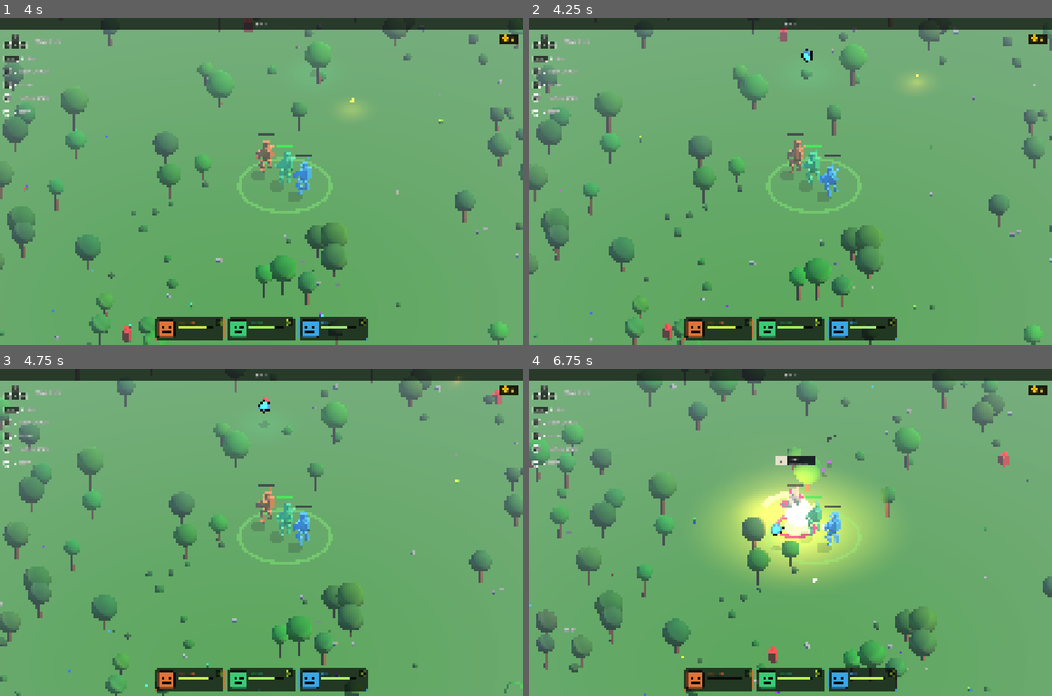
Above: before the commit, frames 1-4 (two rows, left to right).
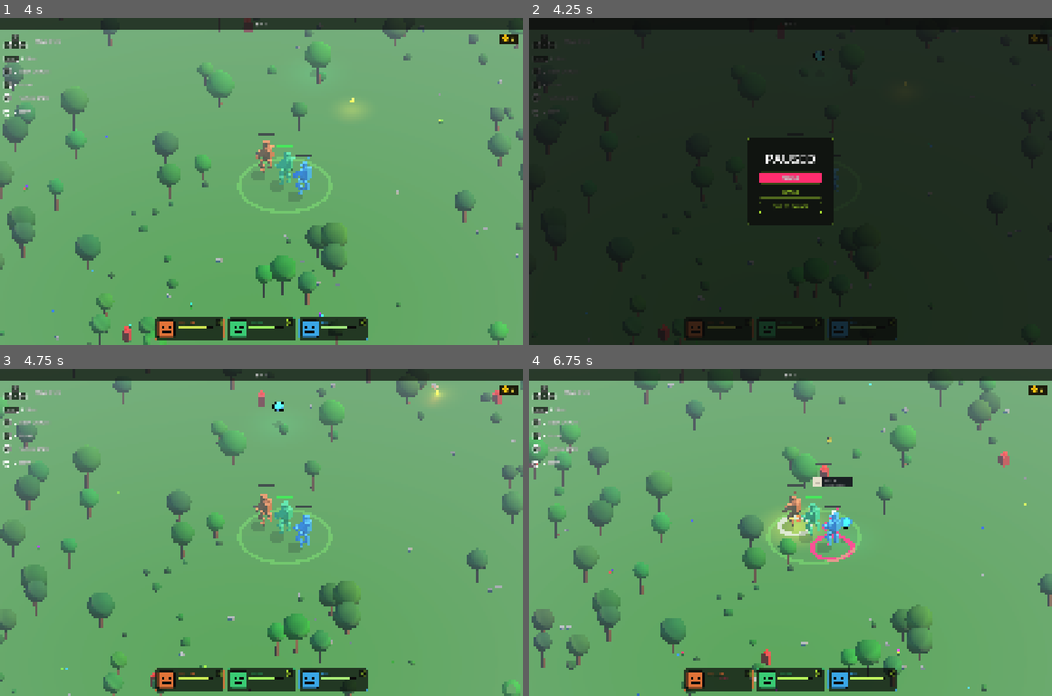
Above: after the commit, the same moments.

Repository: Jojjo1010/MechGame
Game: Godot game, scene res://scenes/game/Game.tscn
The game is run twice, just before and just after one commit, with the same random seed, the same clock (stepped at 60 frames per second) and the same inputs.
Inputs (mouse positions are in pixels of both pictures, inside the frame that each line leads up to):
- Up to frame 1 (4 s): tap Enter at 0.5 s; move the mouse to (376, 165) at 0.52 s; hold D 0.53-1.25 s; tap E at 0.6, 2.3, 3.8 s; click (376, 165) at 0.67 s; drag from (156, 197) to (235, 246) at 1.27 s; move the mouse to (313, 109) at 2.02 s; hold D 2.03-2.75 s; tap Q at 2.1 s; click (313, 109) at 2.17 s; drag from (235, 246) to (104, 132) at 2.77 s; move the mouse to (418, 230) at 3.52 s; hold A from 3.53 s (still down); tap F at 3.6 s; click (418, 230) at 3.67 s
- Up to frame 2 (4.25 s): keep holding A; tap Escape at 4.15 s
- Up to frame 3 (4.75 s): release A at 4.25 s; click (261, 529) at 4.25 s, where only the run after the commit has a clickable "RESUME"
- Up to frame 4 (6.75 s): drag from (633, 483) to (712, 450) at 5.02 s; move the mouse to (816, 532) at 5.77 s; hold S 5.78-6.5 s; hold Shift 5.78-6.5 s; click (816, 532) at 5.92 s; tap E at 6.05 s; tap Enter at 6.5 s; drag from (712, 450) to (685, 548) at 6.52 s

Frame 1 is identical in both runs. In frame 2, 99% of the frame differs, in the area x 0-100%, y 0-100%; in frame 3, 5.2%; in frame 4, 13%.

Commit message:
Pause menu on ESC with debug sub-view
ESC opens a centered pause modal during gameplay. Game._input only fires
when the tree is unpaused (PROCESS_MODE_INHERIT), so the pause menu can't
stack over the upgrade picker, repair minigame, or death screen — those
already pause the tree, suppressing the ESC handler at this layer.

The menu has two views:
  MAIN  — RESUME (primary), DEBUG, QUIT TO GARAGE
  DEBUG — live stats (wave, level, xp, gold, scrap, fps) + actions:
          FORCE LEVEL UP / +500 GOLD / HEAL ALL MECHS / KILL ALL ENEMIES
ESC closes from MAIN and returns to MAIN from DEBUG.

FORCE LEVEL UP queue_frees the menu before adding XP so the upgrade
picker can open as the only modal on screen (it re-pauses the tree on
its own). The whole layer runs PROCESS_MODE_ALWAYS so buttons and stats
keep ticking while the game is frozen.

Co-Authored-By: Claude Opus 4.7 (1M context) <noreply@anthropic.com>

Diff:
--- a/scenes/game/Game.gd
+++ b/scenes/game/Game.gd
@@ -12,6 +12,7 @@
 const UPGRADE_PICKER_SCRIPT := preload("res://scenes/ui/UpgradePicker.gd")
 const DEATH_SCREEN_SCRIPT   := preload("res://scenes/ui/DeathScreen.gd")
 const DRONE_HINT_SCRIPT     := preload("res://scenes/ui/DroneHiddenHint.gd")
+const PAUSE_MENU_SCRIPT     := preload("res://scenes/ui/PauseMenu.gd")
 
 const CAM_OFFSET  := Vector3(16.0, 16.0, 16.0)
 const CAM_SMOOTH  := 4.0
@@ -86,6 +87,11 @@
 	_drone_hint.set_script(DRONE_HINT_SCRIPT)
 	add_child(_drone_hint)
 
+func _open_pause_menu() -> void:
+	var menu := CanvasLayer.new()
+	menu.set_script(PAUSE_MENU_SCRIPT)
+	add_child(menu)
+
 func _spawn_controls_legend() -> void:
 	var legend := CanvasLayer.new()
 	legend.set_script(preload("res://scenes/ui/ControlsLegend.gd"))
@@ -125,6 +131,12 @@
 		if event.keycode == KEY_Q:
 			_cam_view_idx = (_cam_view_idx + 1) % CAM_VIEWS.size()
 			_cam_offset_target = CAM_VIEWS[_cam_view_idx]
+		elif event.keycode == KEY_ESCAPE:
+			# Game._input only fires while unpaused (PROCESS_MODE_INHERIT) — so
+			# this path can't open a pause menu over the upgrade picker / death
+			# screen / repair minigame, all of which already pause the tree.
+			_open_pause_menu()
+			get_viewport().set_input_as_handled()
 
 func _process(delta: float) -> void:
 	_follow_camera(delta)
--- /dev/null
+++ b/scenes/ui/PauseMenu.gd
@@ -0,0 +1,380 @@
+extends CanvasLayer
+
+# Pause menu — opens on ESC. Two views:
+#   MAIN  — RESUME (primary), DEBUG (secondary), QUIT (secondary)
+#   DEBUG — live run stats + action buttons (level-up, gold, heal, kill enemies)
+# ESC closes from MAIN, goes back to MAIN from DEBUG.
+#
+# Spawned from Game.gd as a CanvasLayer at layer 55 (above gameplay UI but
+# below DeathScreen at 60). Pauses the tree on open; resumes on close. The
+# entire layer runs PROCESS_MODE_ALWAYS so it keeps ticking while paused.
+
+const GARAGE_SCENE_PATH := "res://scenes/garage/Garage.tscn"
+
+const PANEL_PAD_H    := UITheme.PAD_XL * 2
+const PANEL_PAD_V    := UITheme.PAD_XL * 2
+const PANEL_CORNER_R := 16
+const PANEL_MIN_W    := 480.0
+const COL_GAP        := UITheme.PAD_L
+const TITLE_GAP      := UITheme.PAD_S
+const BTN_W          := 320.0
+const BTN_H          := 64.0
+const BTN_GAP        := UITheme.PAD_M
+
+const STAT_GAP       := UITheme.PAD_S
+const STAT_ROW_W     := 384.0
+
+const HOVER_SCALE     := 1.03
+const HOVER_DUR       := 0.10
+const PRESS_FLASH_DUR := 0.08
+
+var _root:        Control = null
+var _main_view:   Control = null
+var _debug_view:  Control = null
+var _stat_labels: Dictionary = {}   # label_key -> Label
+
+func _ready() -> void:
+	layer = 55
+	process_mode = Node.PROCESS_MODE_ALWAYS
+	_build()
+	get_tree().paused = true
+
+func _exit_tree() -> void:
+	# Defensive — if we're freed without going through _resume, restore the tree.
+	if get_tree() != null and get_tree().paused:
+		get_tree().paused = false
+
+func _build() -> void:
+	_root = Control.new()
+	_root.set_anchors_and_offsets_preset(Control.PRESET_FULL_RECT)
+	_root.mouse_filter = Control.MOUSE_FILTER_STOP
+	add_child(_root)
+
+	# Backdrop — see-through enough that the player still sees the frozen
+	# battlefield, dark enough that the menu reads cleanly.
+	var backdrop := ColorRect.new()
+	var bd_color := UITheme.COLOR_DEEP
+	bd_color.a = 0.78
+	backdrop.color = bd_color
+	backdrop.set_anchors_and_offsets_preset(Control.PRESET_FULL_RECT)
+	backdrop.mouse_filter = Control.MOUSE_FILTER_STOP
+	_root.add_child(backdrop)
+
+	_main_view  = _build_main_view()
+	_debug_view = _build_debug_view()
+	_root.add_child(_main_view)
+	_root.add_child(_debug_view)
+	_debug_view.visible = false
+
+func _build_main_view() -> Control:
+	var center := CenterContainer.new()
+	center.set_anchors_and_offsets_preset(Control.PRESET_FULL_RECT)
+	center.mouse_filter = Control.MOUSE_FILTER_IGNORE
+
+	var panel := PanelContainer.new()
+	panel.custom_minimum_size = Vector2(PANEL_MIN_W, 0.0)
+	var sb := UITheme.panel_stylebox(UITheme.COLOR_BORDER_HAIR)
+	sb.bg_color              = UITheme.COLOR_PANEL
+	sb.set_corner_radius_all(PANEL_CORNER_R)
+	sb.content_margin_left   = PANEL_PAD_H
+	sb.content_margin_right  = PANEL_PAD_H
+	sb.content_margin_top    = PANEL_PAD_V
+	sb.content_margin_bottom = PANEL_PAD_V
+	panel.add_theme_stylebox_override("panel", sb)
+	center.add_child(panel)
+
+	var col := VBoxContainer.new()
+	col.add_theme_constant_override("separation", COL_GAP)
+	col.alignment = BoxContainer.ALIGNMENT_CENTER
+	panel.add_child(col)
+
+	var title := Label.new()
+	title.text = "PAUSED"
+	UITheme.style_heading(title, UITheme.FONT_HEADING_XL, UITheme.COLOR_TEXT_PRIMARY)
+	title.horizontal_alignment = HORIZONTAL_ALIGNMENT_CENTER
+	col.add_child(title)
+
+	var btns := VBoxContainer.new()
+	btns.add_theme_constant_override("separation", BTN_GAP)
+	btns.alignment = BoxContainer.ALIGNMENT_CENTER
+	col.add_child(btns)
+
+	var resume := _make_primary_button("RESUME")
+	var debug  := _make_secondary_button("DEBUG")
+	var quit   := _make_secondary_button("QUIT TO GARAGE")
+	resume.pressed.connect(_resume)
+	debug.pressed.connect(_show_debug)
+	quit.pressed.connect(_quit_to_garage)
+	btns.add_child(resume)
+	btns.add_child(debug)
+	btns.add_child(quit)
+
+	return center
+
+func _build_debug_view() -> Control:
+	var center := CenterContainer.new()
+	center.set_anchors_and_offsets_preset(Control.PRESET_FULL_RECT)
+	center.mouse_filter = Control.MOUSE_FILTER_IGNORE
+
+	var panel := PanelContainer.new()
+	panel.custom_minimum_size = Vector2(PANEL_MIN_W, 0.0)
+	var sb := UITheme.panel_stylebox(UITheme.COLOR_BORDER_HAIR)
+	sb.bg_color              = UITheme.COLOR_PANEL
+	sb.set_corner_radius_all(PANEL_CORNER_R)
+	sb.content_margin_left   = PANEL_PAD_H
+	sb.content_margin_right  = PANEL_PAD_H
+	sb.content_margin_top    = PANEL_PAD_V
+	sb.content_margin_bottom = PANEL_PAD_V
+	panel.add_theme_stylebox_override("panel", sb)
+	center.add_child(panel)
+
+	var col := VBoxContainer.new()
+	col.add_theme_constant_override("separation", COL_GAP)
+	col.alignment = BoxContainer.ALIGNMENT_CENTER
+	panel.add_child(col)
+
+	var title := Label.new()
+	title.text = "DEBUG"
+	UITheme.style_heading(title, UITheme.FONT_HEADING_L, UITheme.COLOR_ACCENT_LIME)
+	title.horizontal_alignment = HORIZONTAL_ALIGNMENT_CENTER
+	col.add_child(title)
+
+	# ── Live stats block ────────────────────────────────────────────────────
+	var stats := VBoxContainer.new()
+	stats.add_theme_constant_override("separation", STAT_GAP)
+	stats.alignment = BoxContainer.ALIGNMENT_CENTER
+	col.add_child(stats)
+	for spec in [
+		["WAVE",  "wave"],
+		["LEVEL", "level"],
+		["XP",    "xp"],
+		["GOLD",  "gold"],
+		["SCRAP", "scrap"],
+		["FPS",   "fps"],
+	]:
+		stats.add_child(_make_stat_row(spec[0], spec[1]))
+
+	col.add_child(_divider())
+
+	# ── Action buttons ──────────────────────────────────────────────────────
+	var actions := VBoxContainer.new()
+	actions.add_theme_constant_override("separation", BTN_GAP)
+	actions.alignment = BoxContainer.ALIGNMENT_CENTER
+	col.add_child(actions)
+
+	var lvl_btn   := _make_secondary_button("FORCE LEVEL UP")
+	var gold_btn  := _make_secondary_button("+500 GOLD")
+	var heal_btn  := _make_secondary_button("HEAL ALL MECHS")
+	var kill_btn  := _make_secondary_button("KILL ALL ENEMIES")
+	lvl_btn.pressed.connect(_dbg_level_up)
+	gold_btn.pressed.connect(_dbg_gold)
+	heal_btn.pressed.connect(_dbg_heal)
+	kill_btn.pressed.connect(_dbg_kill_enemies)
+	actions.add_child(lvl_btn)
+	actions.add_child(gold_btn)
+	actions.add_child(heal_btn)
+	actions.add_child(kill_btn)
+
+	col.add_child(_divider())
+
+	var back := _make_primary_button("BACK")
+	back.pressed.connect(_show_main)
+	col.add_child(back)
+
+	return center
+
+# ── ESC handling ─────────────────────────────────────────────────────────────
+
+func _input(event: InputEvent) -> void:
+	if not (event is InputEventKey) or not event.pressed or event.echo:
+		return
+	if event.keycode != KEY_ESCAPE:
+		return
+	if _debug_view.visible:
+		_show_main()
+	else:
+		_resume()
+	get_viewport().set_input_as_handled()
+
+# ── View transitions ─────────────────────────────────────────────────────────
+
+func _show_main() -> void:
+	AudioManager.play("ui_click")
+	_main_view.visible  = true
+	_debug_view.visible = false
+
+func _show_debug() -> void:
+	AudioManager.play("ui_click")
+	_main_view.visible  = false
+	_debug_view.visible = true
+	_refresh_stats()
+
+func _resume() -> void:
+	AudioManager.play("ui_click")
+	get_tree().paused = false
+	queue_free()
+
+func _quit_to_garage() -> void:
+	AudioManager.play("ui_click")
+	get_tree().paused = false
+	get_tree().change_scene_to_file(GARAGE_SCENE_PATH)
+
+# ── Debug actions ────────────────────────────────────────────────────────────
+
+func _dbg_level_up() -> void:
+	AudioManager.play("ui_click")
+	# Top off XP to trigger exactly one level-up. The level-up signal fires the
+	# UpgradePicker which expects no other modal in the way — so close ourselves
+	# first. Tree stays paused (the picker re-pauses).
+	var needed: int = maxi(1, RunManager.xp_to_next - RunManager.xp)
+	queue_free()
+	RunManager.add_xp(needed)
+
+func _dbg_gold() -> void:
+	AudioManager.play("ui_click")
+	RunManager.add_gold(500)
+	_refresh_stats()
+
+func _dbg_heal() -> void:
+	AudioManager.play("ui_click")
+	for m in get_tree().get_nodes_in_group("mechs"):
+		if not is_instance_valid(m):
+			continue
+		if not bool(m.get("is_alive")):
+			continue
+		var max_hp: float = float(m.get("max_health"))
+		m.set("health", max_hp)
+		if m.has_signal("health_changed"):
+			m.emit_signal("health_changed", max_hp, max_hp)
+
+func _dbg_kill_enemies() -> void:
+	AudioManager.play("ui_click")
+	for e in get_tree().get_nodes_in_group("enemies"):
+		if is_instance_valid(e) and e.has_method("take_damage"):
+			e.take_damage(99999.0, true)
+
+# ── Stats ────────────────────────────────────────────────────────────────────
+
+func _process(_delta: float) -> void:
+	if _debug_view != null and _debug_view.visible:
+		_refresh_stats()
+
+func _refresh_stats() -> void:
+	_set_stat("wave",  "%d" % RunManager.wave)
+	_set_stat("level", "%d" % RunManager.level)
+	_set_stat("xp",    "%d / %d" % [RunManager.xp, RunManager.xp_to_next])
+	_set_stat("gold",  "%d" % RunManager.gold)
+	_set_stat("scrap", "%d" % SaveData.total_scrap)
+	_set_stat("fps",   "%d" % Engine.get_frames_per_second())
+
+func _set_stat(key: String, value: String) -> void:
+	var lbl: Label = _stat_labels.get(key)
+	if lbl != null:
+		lbl.text = value
+
+func _make_stat_row(label_text: String, key: String) -> Control:
+	var hbox := HBoxContainer.new()
+	hbox.custom_minimum_size = Vector2(STAT_ROW_W, 0.0)
+	hbox.add_theme_constant_override("separation", UITheme.PAD_M)
+
+	var lbl := Label.new()
+	lbl.text = label_text
+	UITheme.style_label_caps(lbl, UITheme.FONT_LABEL_CAPS, UITheme.COLOR_TEXT_SECONDARY)
+	lbl.size_flags_horizontal = Control.SIZE_EXPAND_FILL
+	hbox.add_child(lbl)
+
+	var val := Label.new()
+	val.text = "—"
+	UITheme.style_label_caps(val, UITheme.FONT_LABEL_CAPS, UITheme.COLOR_ACCENT_LIME)
+	val.horizontal_alignment = HORIZONTAL_ALIGNMENT_RIGHT
+	hbox.add_child(val)
+	_stat_labels[key] = val
+	return hbox
+
+func _divider() -> Control:
+	var wrapper := MarginContainer.new()
+	wrapper.add_theme_constant_override("margin_top",    UITheme.PAD_S)
+	wrapper.add_theme_constant_override("margin_bottom", UITheme.PAD_S)
+	var bar := ColorRect.new()
+	bar.color                 = UITheme.COLOR_BORDER_HAIR
+	bar.custom_minimum_size   = Vector2(0.0, UITheme.HAIR_DIVIDER_H)
+	bar.size_flags_horizontal = Control.SIZE_EXPAND_FILL
+	wrapper.add_child(bar)
+	return wrapper
+
+# ── Buttons (mirrors DeathScreen styling) ────────────────────────────────────
+
+func _make_primary_button(text: String) -> Button:
+	var btn := _make_button_base(text, UITheme.COLOR_TEXT_PRIMARY)
+	var normal := StyleBoxFlat.new()
+	normal.bg_color     = UITheme.COLOR_ACCENT_HOT
+	normal.border_color = UITheme.COLOR_BORDER_HAIR
+	normal.set_border_width_all(int(UITheme.PANEL_BORDER_W))
+	normal.set_corner_radius_all(PANEL_CORNER_R)
+	btn.add_theme_stylebox_override("normal", normal)
+	var hover := normal.duplicate()
+	hover.bg_color     = UITheme.COLOR_ACCENT_HOT.lerp(UITheme.COLOR_TEXT_PRIMARY, 0.18)
+	hover.border_color = UITheme.COLOR_BORDER_BRIGHT
+	btn.add_theme_stylebox_override("hover", hover)
+	var pressed := normal.duplicate()
+	pressed.bg_color     = UITheme.COLOR_TEXT_PRIMARY
+	pressed.border_color = UITheme.COLOR_BORDER_BRIGHT
+	btn.add_theme_stylebox_override("pressed", pressed)
+	_wire_button_motion(btn)
+	return btn
+
+func _make_secondary_button(text: String) -> Button:
+	var btn := _make_button_base(text, UITheme.COLOR_ACCENT_LIME)
+	var normal := StyleBoxFlat.new()
+	normal.bg_color     = UITheme.COLOR_PANEL
+	normal.border_color = UITheme.COLOR_ACCENT_LIME
+	normal.set_border_width_all(int(UITheme.PANEL_BORDER_W))
+	normal.set_corner_radius_all(PANEL_CORNER_R)
+	btn.add_theme_stylebox_override("normal", normal)
+	var hover := normal.duplicate()
+	var lime_wash := UITheme.COLOR_ACCENT_LIME
+	lime_wash.a = 0.10
+	hover.bg_color     = lime_wash
+	hover.border_color = UITheme.COLOR_BORDER_BRIGHT
+	btn.add_theme_stylebox_override("hover", hover)
+	var pressed := normal.duplicate()
+	pressed.bg_color     = UITheme.COLOR_ACCENT_HOT
+	pressed.border_color = UITheme.COLOR_ACCENT_HOT
+	btn.add_theme_stylebox_override("pressed", pressed)
+	_wire_button_motion(btn)
+	return btn
+
+func _make_button_base(text: String, font_color: Color) -> Button:
+	var btn := Button.new()
+	btn.text = text.to_upper()
+	btn.custom_minimum_size = Vector2(BTN_W, BTN_H)
+	btn.add_theme_font_size_override("font_size", UITheme.FONT_LABEL_CAPS)
+	btn.add_theme_color_override("font_color",         font_color)
+	btn.add_theme_color_override("font_outline_color", UITheme.COLOR_OUTLINE)
+	btn.add_theme_constant_override("outline_size",    UITheme.OUTLINE_LABEL)
+	btn.add_theme_stylebox_override("focus", StyleBoxEmpty.new())
+	btn.pivot_offset = Vector2(BTN_W * 0.5, BTN_H * 0.5)
+	return btn
+
+func _wire_button_motion(btn: Button) -> void:
+	btn.mouse_entered.connect(func() -> void:
+		AudioManager.play("ui_hover")
+		var t := btn.create_tween()
+		t.set_pause_mode(Tween.TWEEN_PAUSE_PROCESS)
+		t.tween_property(btn, "scale", Vector2(HOVER_SCALE, HOVER_SCALE), HOVER_DUR)
+	)
+	btn.mouse_exited.connect(func() -> void:
+		var t := btn.create_tween()
+		t.set_pause_mode(Tween.TWEEN_PAUSE_PROCESS)
+		t.tween_property(btn, "scale", Vector2.ONE, HOVER_DUR)
+	)
+	btn.button_down.connect(func() -> void:
+		var t := btn.create_tween()
+		t.set_pause_mode(Tween.TWEEN_PAUSE_PROCESS)
+		t.tween_property(btn, "scale", Vector2(0.96, 0.96), PRESS_FLASH_DUR)
+	)
+	btn.button_up.connect(func() -> void:
+		var t := btn.create_tween()
+		t.set_pause_mode(Tween.TWEEN_PAUSE_PROCESS)
+		t.tween_property(btn, "scale", Vector2(HOVER_SCALE, HOVER_SCALE), PRESS_FLASH_DUR)
+	)
Not shown, added: scenes/ui/PauseMenu.gd.uid
